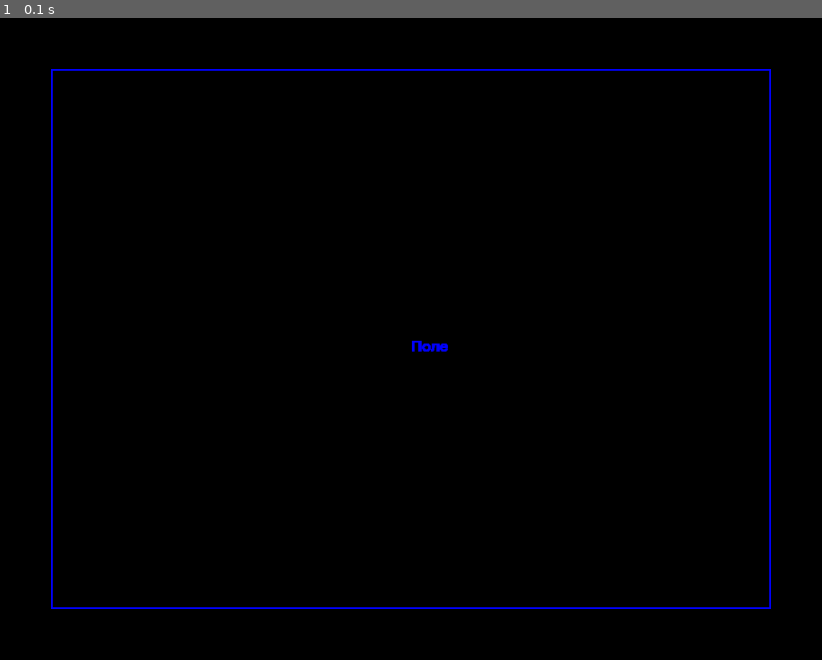
Above: before the commit, frame 1.
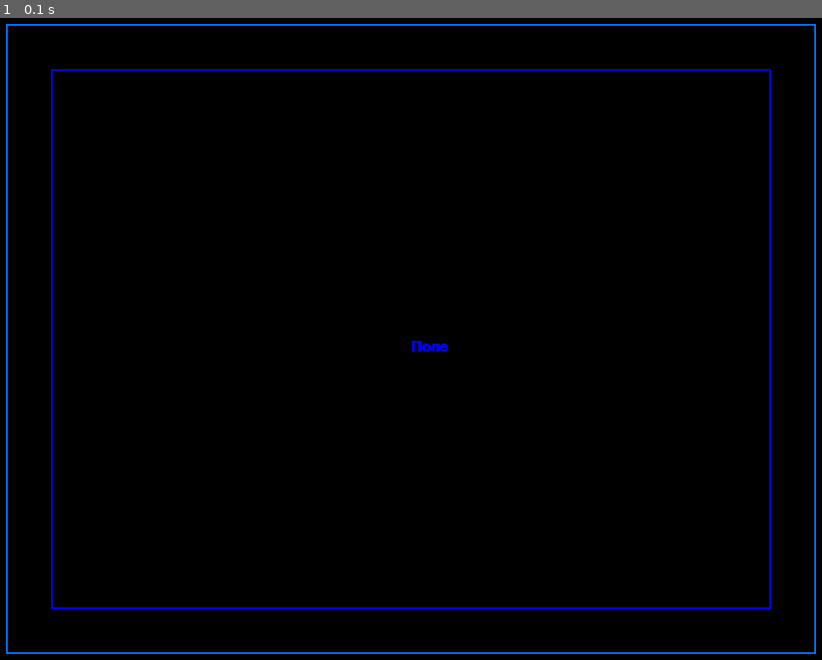
Above: after the commit, the same moment.

Repository: kapusta-gg/pygame_group6
Game: pygame game, started from main.py
The game is run twice, just before and just after one commit, with the same random seed, the same clock (stepped at 60 frames per second) and the same inputs.
Inputs:
- Up to frame 1 (0.1 s): no input

The runs differ from the first frame. In frame 1, 1.1% of the frame differs, in the area x 0-100%, y 0-100%.

Commit message:
Начало внеурочной работы

Diff:
--- a/models/map/rooms.py
+++ b/models/map/rooms.py
@@ -3,10 +3,13 @@
 
 class Room:
     def __init__(self):
+        self.room = pygame.rect.Rect(50, 50, 900, 700)
+        self.room_color = pygame.color.Color((0, 120, 255))
         self.field = Field()
 
-    def draw(self, screen):
+    def draw(self, screen: pygame.Surface):
         self.field.draw(screen)
+        pygame.draw.rect(screen, self.room_color, self.room, width=2)
 
 
 class Door: # Пока не трогаем
